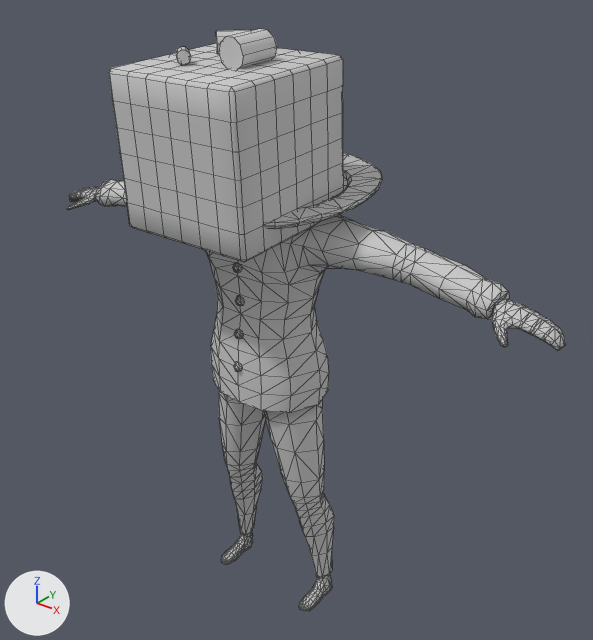
The FBX model Assets/Animation/Dubu/Run.FBX: old version first, new version second.
Before and after are seen from a 50 mm camera at (1.297, -1.531, 1.769) aimed at (0.094, -0.028, 0.837). The axes (+X, +Y, +Z) are drawn at lower left. The lights are the same throughout. Mesh edges are drawn as thin lines.

The first picture shows 'CH_Tofu', 'Tofu'.
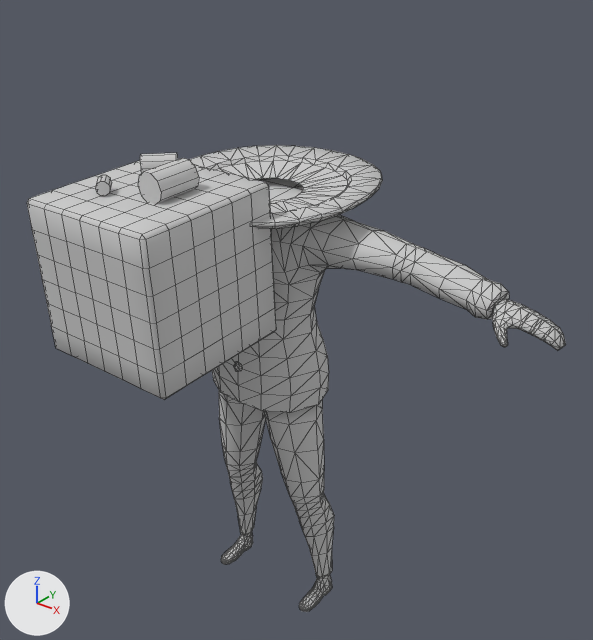
The newer file is also turned or shifted as a whole; pictures and numbers use the older file's frame.

The change in detail:
Object 'Tofu' (ob_tofu) moves from (0.0, -0.146, 1.332) to (-0.021, -0.38, 1.091).

Pixel boxes (x1, y1, x2, y2) of what changed, in the pictures (593 x 640 px):
'Tofu', moved: before (109, 29, 344, 262); after (27, 153, 276, 400)
